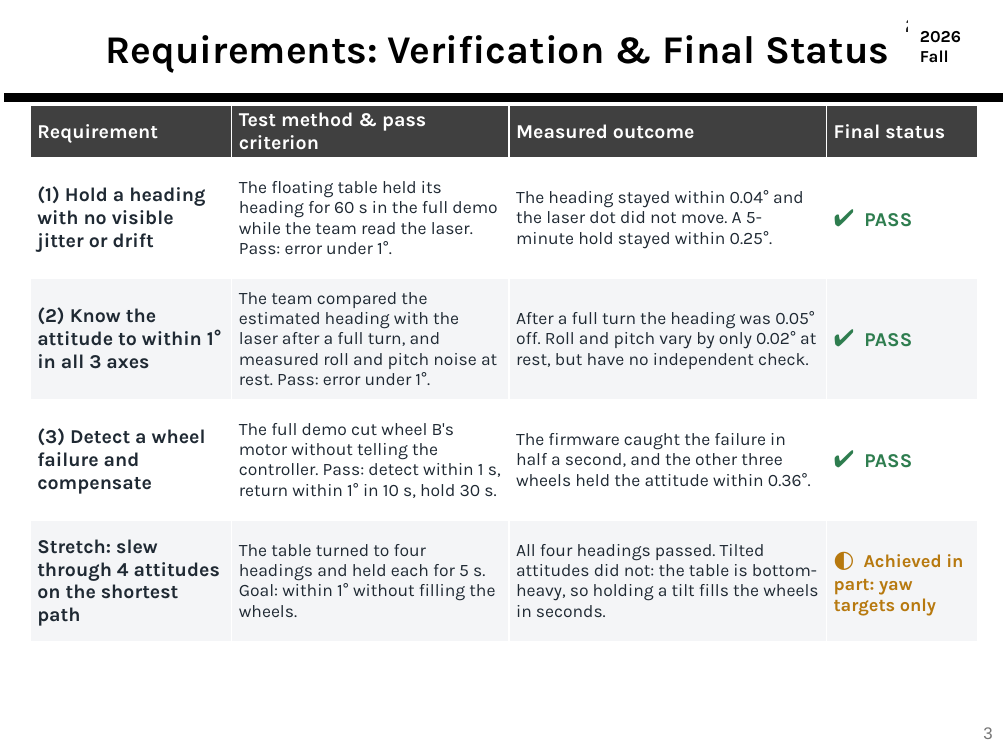
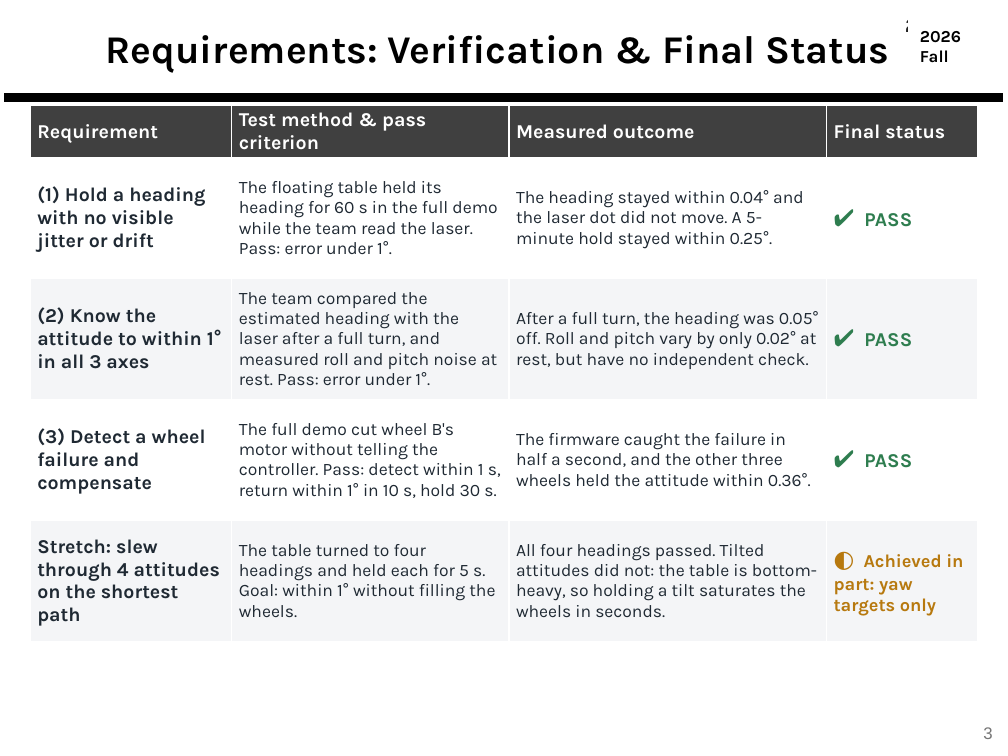
Before and after one commit to derek-weissinger-usafa/Astro-331-Lab-8, a slide deck: slide 3 of Reports/Astro 331 Lab 8_2_3 Body Final Pres.pptx. Drawn at 1008x756 pixels with LibreOffice and Linux fonts; fonts in the diff are those of the drawing; background and template pictures are left out. Boxes give left, top, right and bottom in pixels: in the first picture for what was removed or moved away, otherwise in the second. Text is boxed around its words. In the diff, an @@ line names an element or a change of style, - is before the commit and + after.

```diff
--- a/Reports/Astro 331 Lab 8_2_3 Body Final Pres.pptx
+++ b/Reports/Astro 331 Lab 8_2_3 Body Final Pres.pptx
@@ table at [30,106,978,640] @@
-row 3, column 3: After a full turn the heading was 0.05° off. Roll and pitch vary by only 0.02° at rest, but have no independent check.
+row 3, column 3: After a full turn, the heading was 0.05° off. Roll and pitch vary by only 0.02° at rest, but have no independent check.
-row 5, column 3: All four headings passed. Tilted attitudes did not: the table is bottom-heavy, so holding a tilt fills the wheels in seconds.
+row 5, column 3: All four headings passed. Tilted attitudes did not: the table is bottom-heavy, so holding a tilt saturates the wheels in seconds.
```
Also in this commit, not shown: 7 other slides changed.
